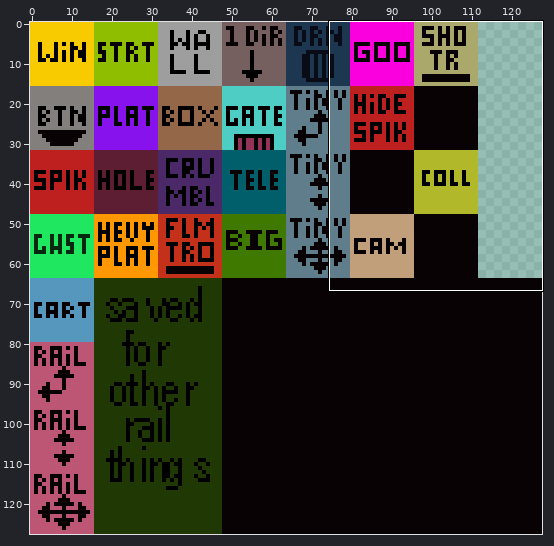
One commit to this sprite sheet: assets/maps/tileset/GameplayTileset.png. The first picture is a wide view before the edit; the outline marks the close-up.
Close-up. Before:
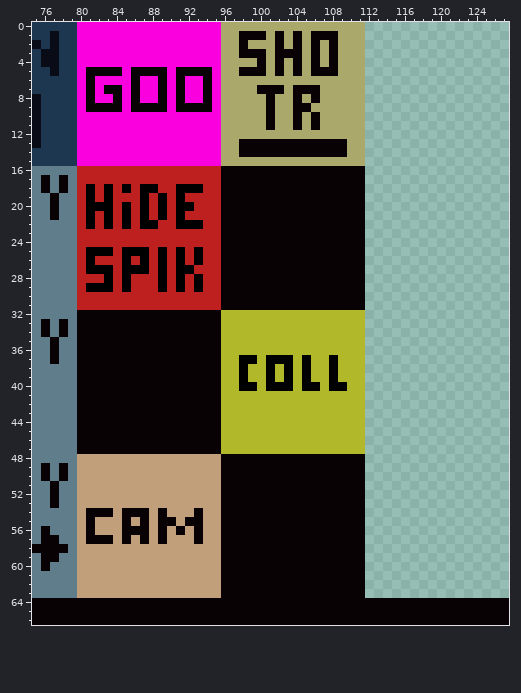
The file is 128x128 pixels. Shown: x 75..127, y 0..66. The commit also changed other parts of the picture, which this record leaves out.
After:
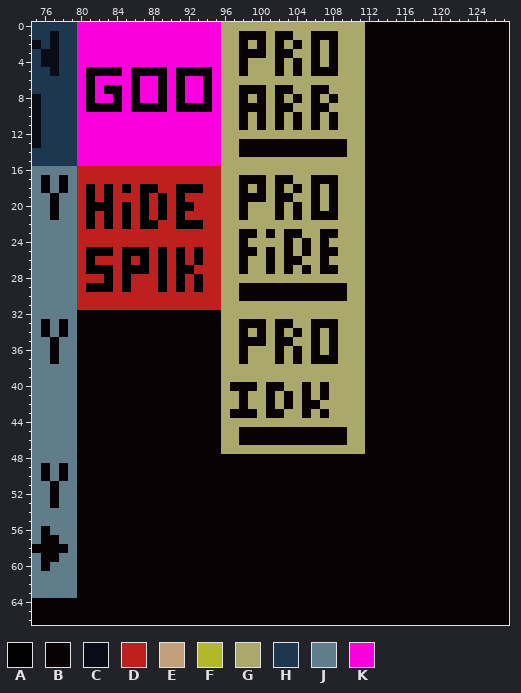
Palette (. is transparent): A #000000  B #090204  C #090b17  D #be2020  E #c19f7a  F #b1b92a  G #aba86c  H #1d3750  J #607d8b  K #fb00df
From old to new:
y 0: x 112..127 ................ -> BBBBBBBBBBBBBBBB
y 1: x 103..104 GB -> BG; x 112..127 ................ -> BBBBBBBBBBBBBBBB
y 2: x 100 G -> B; x 112..127 ................ -> BBBBBBBBBBBBBBBB
y 3: x 104 B -> G; x 112..127 ................ -> BBBBBBBBBBBBBBBB
y 4: x 98 G -> B; x 100 B -> G; x 112..127 ................ -> BBBBBBBBBBBBBBBB
y 5: x 99..100 BB -> GG; x 112..127 ................ -> BBBBBBBBBBBBBBBB
y 6: x 112..127 ................ -> BBBBBBBBBBBBBBBB
y 7: x 98..99 GG -> BB; x 101 B -> G; x 103..105 GBB -> BGG; x 107 G -> B; x 112..127 ................ -> BBBBBBBBBBBBBBBB
y 8: x 98 G -> B; x 100..102 GBG -> BGB; x 108 G -> B; x 112..127 ................ -> BBBBBBBBBBBBBBBB
y 9: x 98..107 GGGBGGBBGG -> BBBGBBGGBB; x 112..127 ................ -> BBBBBBBBBBBBBBBB
y 10..11: x 98 G -> B; x 100..102 GBG -> BGB; x 108 G -> B; x 112..127 ................ -> BBBBBBBBBBBBBBBB
y 12..15: x 112..127 ................ -> BBBBBBBBBBBBBBBB
y 16: x 96..127 BBBBBBBBBBBBBBBB................ -> GGGGGGGGGGGGGGGGBBBBBBBBBBBBBBBB
y 17: x 96..97 BB -> GG; x 101 B -> G; x 104..105 BB -> GG; x 109..127 BBB................ -> GGGBBBBBBBBBBBBBBBB
y 18: x 96..97 BB -> GG; x 99 B -> G; x 101 B -> G; x 103 B -> G; x 105 B -> G; x 107 B -> G; x 109..127 BBB................ -> GGGBBBBBBBBBBBBBBBB
y 19: x 96..97 BB -> GG; x 101 B -> G; x 104..105 BB -> GG; x 107 B -> G; x 109..127 BBB................ -> GGGBBBBBBBBBBBBBBBB
y 20: x 96..97 BB -> GG; x 99..101 BBB -> GGG; x 103 B -> G; x 105 B -> G; x 107 B -> G; x 109..127 BBB................ -> GGGBBBBBBBBBBBBBBBB
y 21: x 96..97 BB -> GG; x 99..101 BBB -> GGG; x 103 B -> G; x 105 B -> G; x 109..127 BBB................ -> GGGBBBBBBBBBBBBBBBB
y 22: x 96..127 BBBBBBBBBBBBBBBB................ -> GGGGGGGGGGGGGGGGBBBBBBBBBBBBBBBB
y 23: x 96..97 BB -> GG; x 100 B -> G; x 102 B -> G; x 105..106 BB -> GG; x 109..127 BBB................ -> GGGBBBBBBBBBBBBBBBB
y 24: x 96..97 BB -> GG; x 99..102 BBBB -> GGGG; x 104 B -> G; x 106 B -> G; x 108..127 BBBB................ -> GGGGBBBBBBBBBBBBBBBB
y 25: x 96..97 BB -> GG; x 100 B -> G; x 102 B -> G; x 104 B -> G; x 106 B -> G; x 109..127 BBB................ -> GGGBBBBBBBBBBBBBBBB
y 26: x 96..97 BB -> GG; x 99..100 BB -> GG; x 102 B -> G; x 105..106 BB -> GG; x 108..127 BBBB................ -> GGGGBBBBBBBBBBBBBBBB
y 27: x 96..97 BB -> GG; x 99..100 BB -> GG; x 102 B -> G; x 104 B -> G; x 106 B -> G; x 109..127 BBB................ -> GGGBBBBBBBBBBBBBBBB
y 28: x 96..127 BBBBBBBBBBBBBBBB................ -> GGGGGGGGGGGGGGGGBBBBBBBBBBBBBBBB
y 29..30: x 96..97 BB -> GG; x 110..127 BB................ -> GGBBBBBBBBBBBBBBBB
y 31: x 96..127 BBBBBBBBBBBBBBBB................ -> GGGGGGGGGGGGGGGGBBBBBBBBBBBBBBBB
y 32: x 96..127 FFFFFFFFFFFFFFFF................ -> GGGGGGGGGGGGGGGGBBBBBBBBBBBBBBBB
y 33: x 96..127 FFFFFFFFFFFFFFFF................ -> GGBBBGBBGGBBBGGGBBBBBBBBBBBBBBBB
y 34: x 96..127 FFFFFFFFFFFFFFFF................ -> GGBGBGBGBGBGBGGGBBBBBBBBBBBBBBBB
y 35: x 96..127 FFFFFFFFFFFFFFFF................ -> GGBBBGBBGGBGBGGGBBBBBBBBBBBBBBBB
y 36: x 96..127 FFFFFFFFFFFFFFFF................ -> GGBGGGBGBGBGBGGGBBBBBBBBBBBBBBBB
y 37: x 96..127 FFAAFAAAFAFFAFFF................ -> GGBGGGBGBGBBBGGGBBBBBBBBBBBBBBBB
y 38..39: x 96..127 FFAFFAFAFAFFAFFF................ -> GGGGGGGGGGGGGGGGBBBBBBBBBBBBBBBB
y 40: x 96..127 FFAAFAAAFAAFAAFF................ -> GBBBGBBGGBGBGGGGBBBBBBBBBBBBBBBB
y 41: x 96..127 FFFFFFFFFFFFFFFF................ -> GGBGGBGBGBGBGGGGBBBBBBBBBBBBBBBB
y 42: x 96..127 FFFFFFFFFFFFFFFF................ -> GGBGGBGBGBBGGGGGBBBBBBBBBBBBBBBB
y 43: x 96..127 FFFFFFFFFFFFFFFF................ -> GBBBGBBGGBGBGGGGBBBBBBBBBBBBBBBB
y 44: x 96..127 FFFFFFFFFFFFFFFF................ -> GGGGGGGGGGGGGGGGBBBBBBBBBBBBBBBB
y 45..46: x 96..127 FFFFFFFFFFFFFFFF................ -> GGBBBBBBBBBBBBGGBBBBBBBBBBBBBBBB
y 47: x 96..127 FFFFFFFFFFFFFFFF................ -> GGGGGGGGGGGGGGGGBBBBBBBBBBBBBBBB
y 48..53: x 80..95 EEEEEEEEEEEEEEEE -> BBBBBBBBBBBBBBBB; x 112..127 ................ -> BBBBBBBBBBBBBBBB
y 54: x 80 E -> B; x 84 E -> B; x 88 E -> B; x 90..92 EEE -> BBB; x 94..95 EE -> BB; x 112..127 ................ -> BBBBBBBBBBBBBBBB
y 55: x 80 E -> B; x 82..84 EEE -> BBB; x 86 E -> B; x 88 E -> B; x 91 E -> B; x 94..95 EE -> BB; x 112..127 ................ -> BBBBBBBBBBBBBBBB
y 56: x 80 E -> B; x 82..84 EEE -> BBB; x 88 E -> B; x 90 E -> B; x 92 E -> B; x 94..95 EE -> BB; x 112..127 ................ -> BBBBBBBBBBBBBBBB
y 57: x 80 E -> B; x 84 E -> B; x 86 E -> B; x 88 E -> B; x 90..92 EEE -> BBB; x 94..95 EE -> BB; x 112..127 ................ -> BBBBBBBBBBBBBBBB
y 58..63: x 80..95 EEEEEEEEEEEEEEEE -> BBBBBBBBBBBBBBBB; x 112..127 ................ -> BBBBBBBBBBBBBBBB
Boxes around the changes in both close-ups, in picture pixels (x1, y1, x2, y2):
changed: (77, 22, 509, 598)
